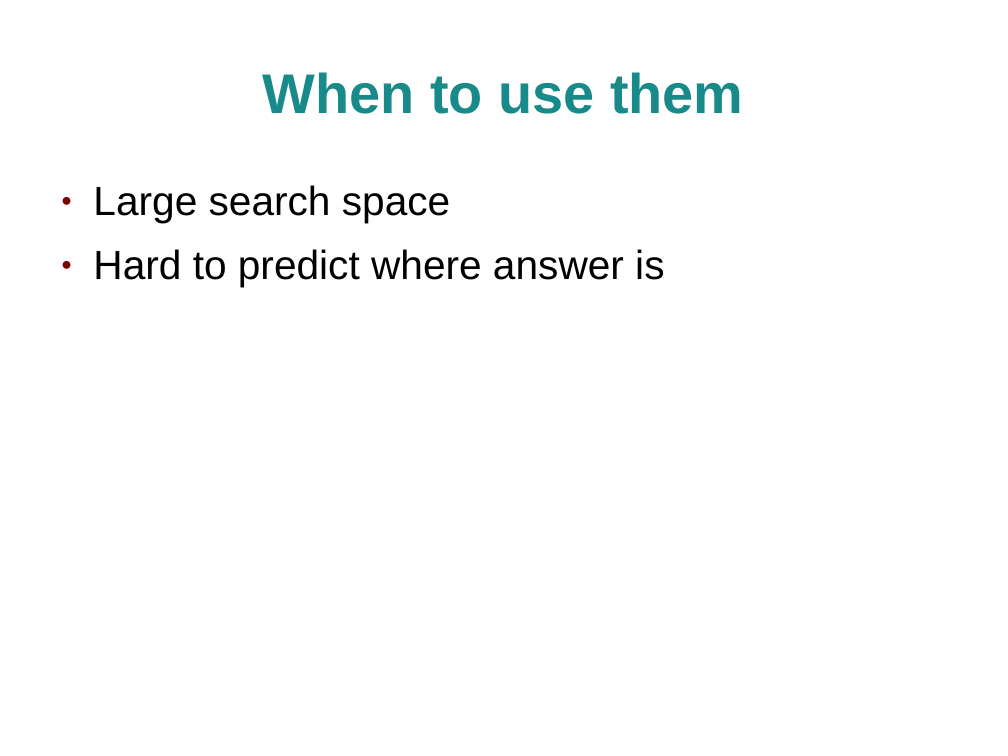
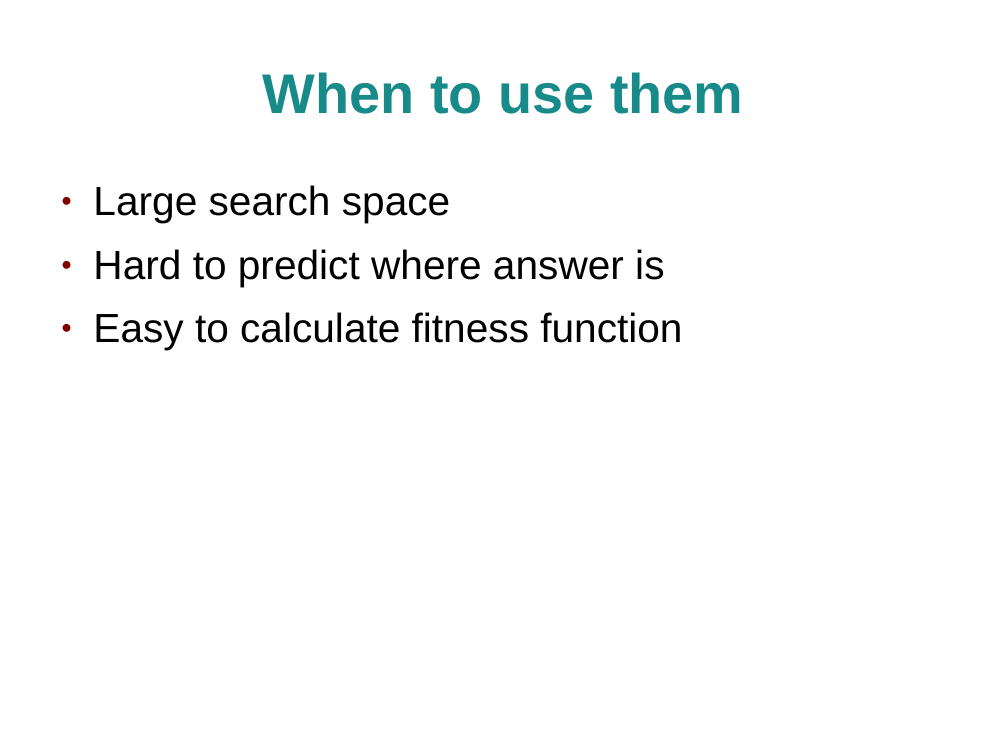
Before and after one commit to craignicol/geneticalgorithmtemplates, a slide deck: slide 11 of talks-and-presentations/techmeetup-glasgow-20090701/GeneticAlgorithms.ppt (slide 9 before the commit). Drawn at 1008x756 pixels with LibreOffice and Linux fonts; fonts in the diff are those of the drawing; background and template pictures are left out. Boxes give left, top, right and bottom in pixels: in the first picture for what was removed or moved away, otherwise in the second. Text is boxed around its words. In the diff, an @@ line names an element or a change of style, - is before the commit and + after.

```diff
--- a/talks-and-presentations/techmeetup-glasgow-20090701/GeneticAlgorithms.ppt
+++ b/talks-and-presentations/techmeetup-glasgow-20090701/GeneticAlgorithms.ppt
@@ text at bbox=[93, 312, 682, 350]: paragraph added @@
+● Easy to calculate fitness function
```
Also in this commit, not shown: 6 other slides changed, 2 slides added, 2 slides removed, 1 other file.
